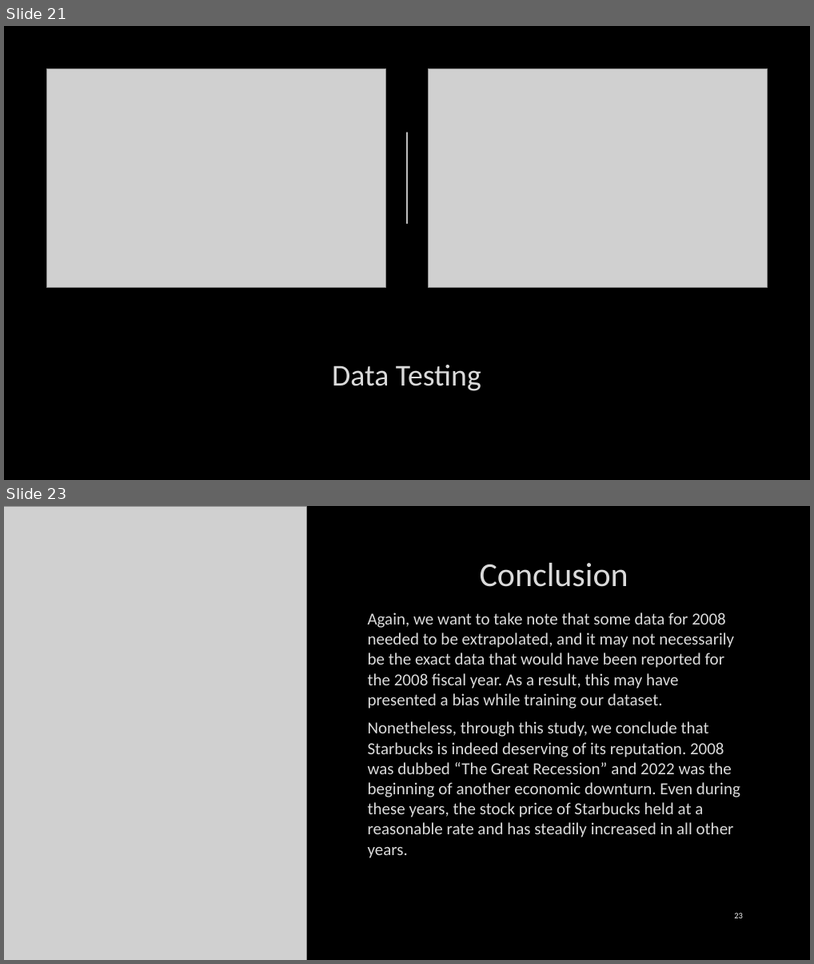
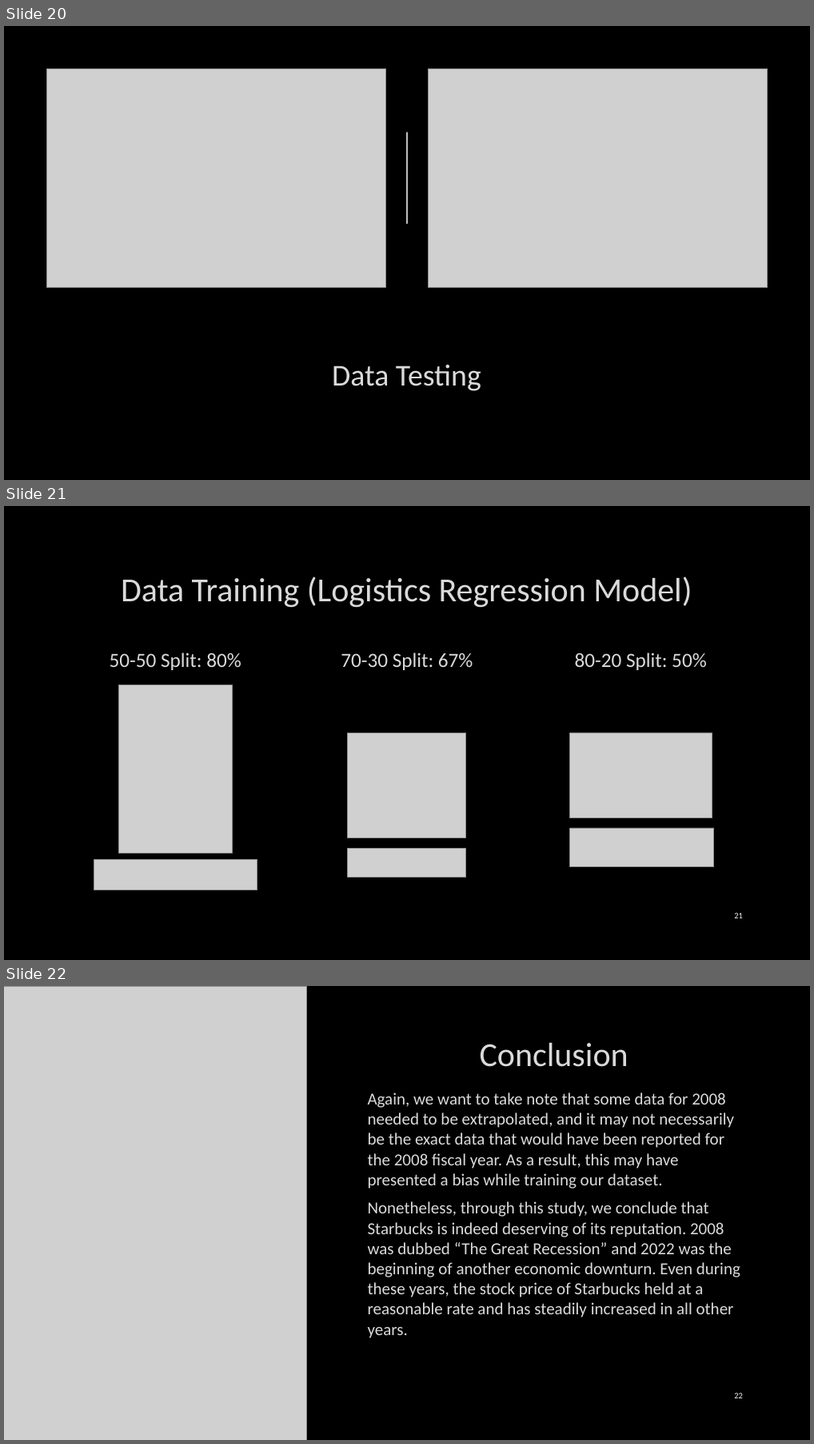
Before and after one commit to SagarPateI/Starbucks-Profit-Margins, a slide deck: ProjectPresentation.pptx. Shown one above the other, each under a label of ours: slides 21 and 23 before the commit, slides 20, 21 and 22 after it; the slides between them are not shown. The pictures are 814x964 and 814x1444 pixels, drawn with LibreOffice and Linux fonts; fonts in the diff are those of the drawing; grey boxes stand for pictures; background and template pictures are left out. Boxes give left, top, right and bottom in pixels: in the first picture for what was removed or moved away, otherwise in the second. Text is boxed around its words. In the diff, an @@ line names an element or a change of style, - is before the commit and + after.

```diff
--- a/ProjectPresentation.pptx
+++ b/ProjectPresentation.pptx
@@ slide 21 added at box(4, 506, 810, 960), background picture (left out) @@
@@ title added at box(121, 576, 692, 608), 40 pt, text #DADADA @@
+Data Training (Logistics Regression Model)
@@ text added at box(110, 652, 242, 670), 24 pt, text #DADADA @@
+50-50 Split: 80%
@@ text added at box(341, 652, 474, 670), 24 pt, text #DADADA @@
+70-30 Split: 67%
@@ text added at box(575, 652, 707, 670), 24 pt, text #DADADA @@
+80-20 Split: 50%
@@ picture added at box(119, 685, 232, 853) @@
@@ picture added at box(348, 733, 466, 837) @@
@@ picture added at box(570, 732, 712, 817) @@
@@ picture added at box(570, 828, 714, 867) @@
@@ picture added at box(94, 860, 258, 889) @@
@@ picture added at box(348, 848, 466, 877) @@
@@ page number added at box(734, 912, 743, 918), 10 pt, text #F2F2F2 @@
+21
@@ what was slide 21 is now slide 20 @@
@@ what was slide 23 is now slide 22 @@
@@ page number at box(734, 1392, 743, 1398): text changed @@
-23
+22
```
Also in this commit, not shown: 1 slide changed, 1 other slide added, 3 slides removed.
